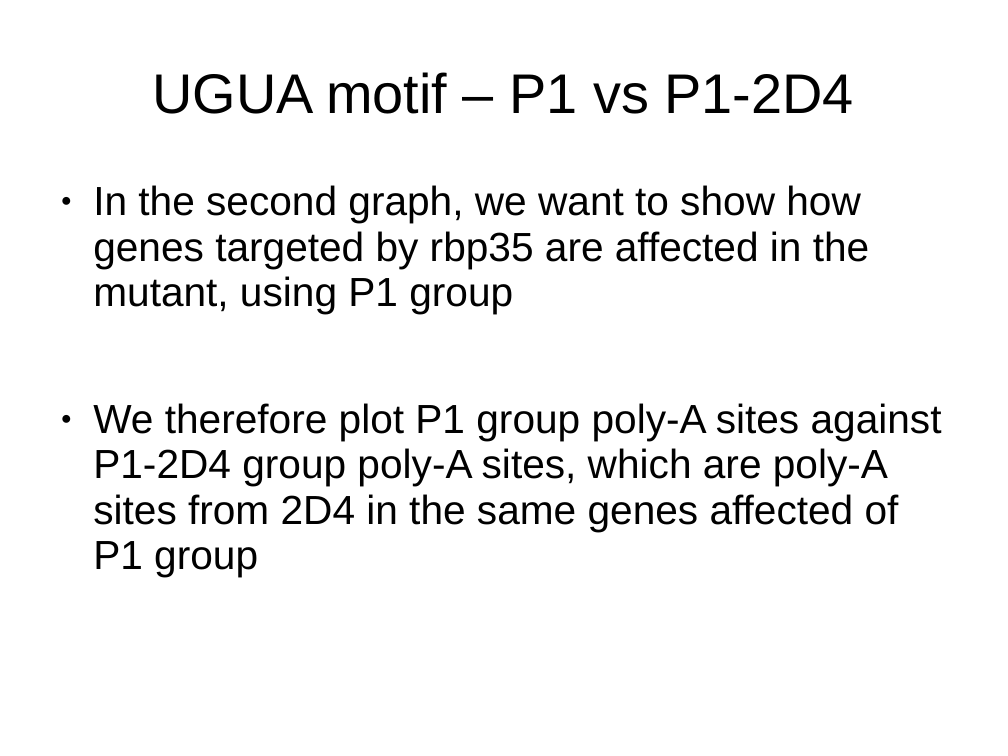
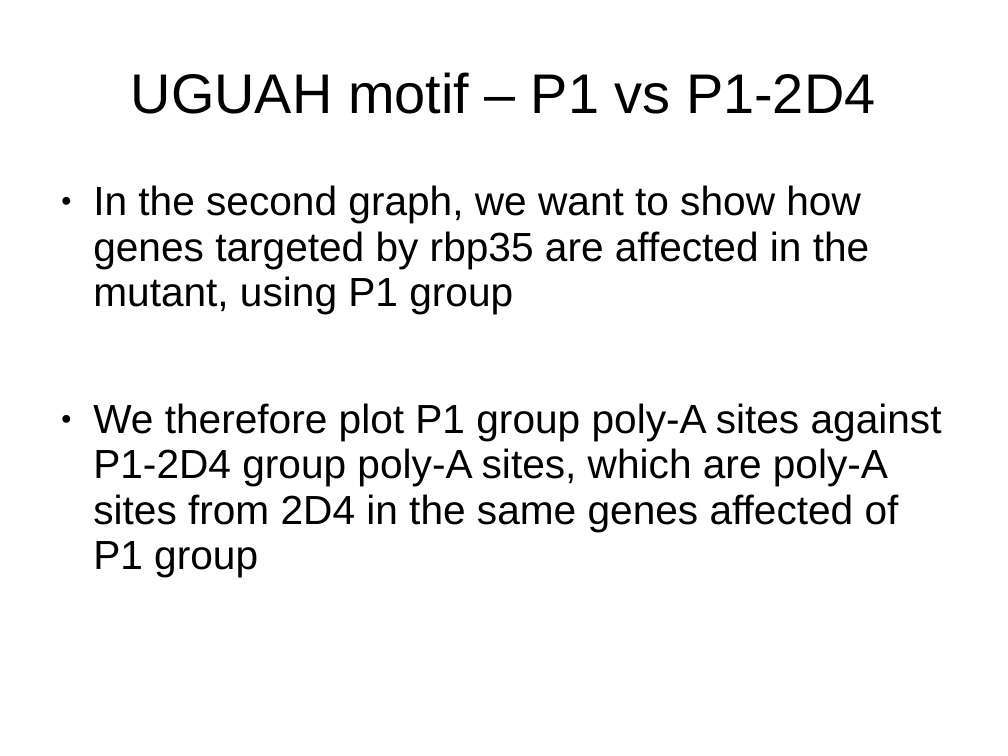
Before and after one commit to wilkinsonlab/m-oryzae-polya, a slide deck: slide 35 of oryzae_data.odp (slide 21 before the commit). Drawn at 1008x756 pixels with LibreOffice and Linux fonts; fonts in the diff are those of the drawing. Boxes give left, top, right and bottom in pixels: in the first picture for what was removed or moved away, otherwise in the second. Text is boxed around its words. In the diff, an @@ line names an element or a change of style, - is before the commit and + after.

```diff
--- a/oryzae_data.odp
+++ b/oryzae_data.odp
@@ title at (131,72,875,114): text changed @@
-UGUA motif – P1 vs P1-2D4
+UGUAH motif – P1 vs P1-2D4
```
Also in this commit, not shown: 14 other slides changed, 11 slides added, 1 slide removed, 2 other files.
